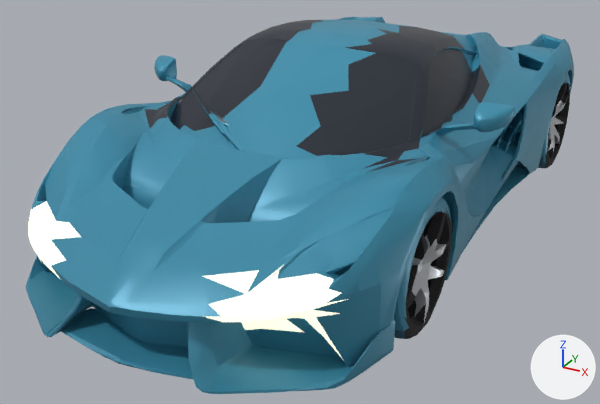
The glTF model examples/drift-and-deliver-port/assets/models/hypercar.glb: old version first, new version second.
The view is the same before and after, from a camera (50 mm lens) standing at (0.902, -1.897, 0.941) and looking at (-0.068, -0.134, 0.059). Every picture has the same lights, and +X, +Y and +Z are marked at lower right. The picture after the commit comes second. Vertices at exactly the same position are counted once.

Names of what the first picture shows: 'output_unwrapped'.
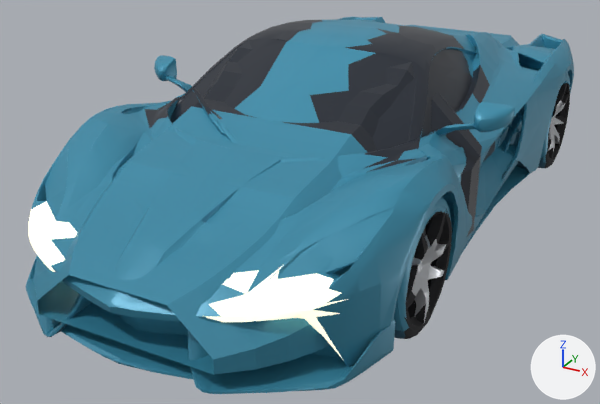
Boxes [x1, y1, x2, y2] around the edits, measured in the pictures (600 x 404 px):
part 1 of me_output_unwrapped, added (cyan): after [34, 25, 522, 375]

Patch to the scene script:
```diff
--- a/examples/drift-and-deliver-port/assets/models/hypercar.glb.py
+++ b/examples/drift-and-deliver-port/assets/models/hypercar.glb.py
@@ me_output_unwrapped @@
 # used by ob_output_unwrapped; location = (0.0, 0.0, 0.0)
-me_output_unwrapped.from_pydata(...)  # 19283 vertices, 39182 faces; spans x -0.48..0.48, y -0.95..0.95, z 0.0..0.5
+me_output_unwrapped.from_pydata(...)  # 19523 vertices, 39650 faces; spans x -0.48..0.48, y -0.95..0.95, z 0.0..0.5
+# me_output_unwrapped part 1: a new loose piece of 240 vertices spanning x -0.41..0.41, y -0.93..0.93, z 0.1..0.47
 me_output_unwrapped.materials.append(mat_car_body)
```
